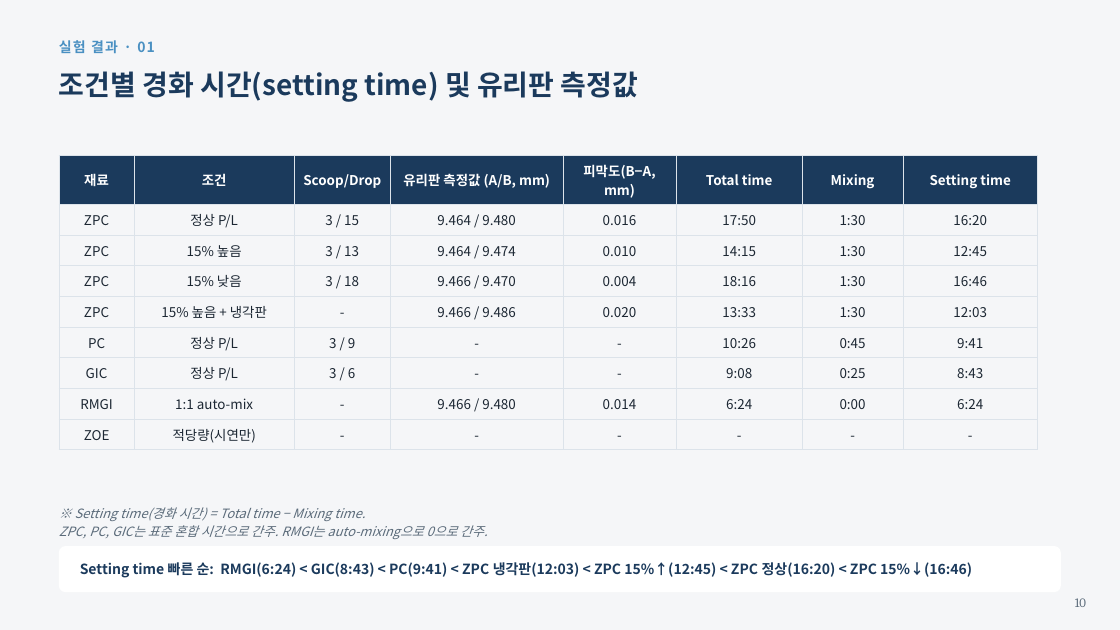
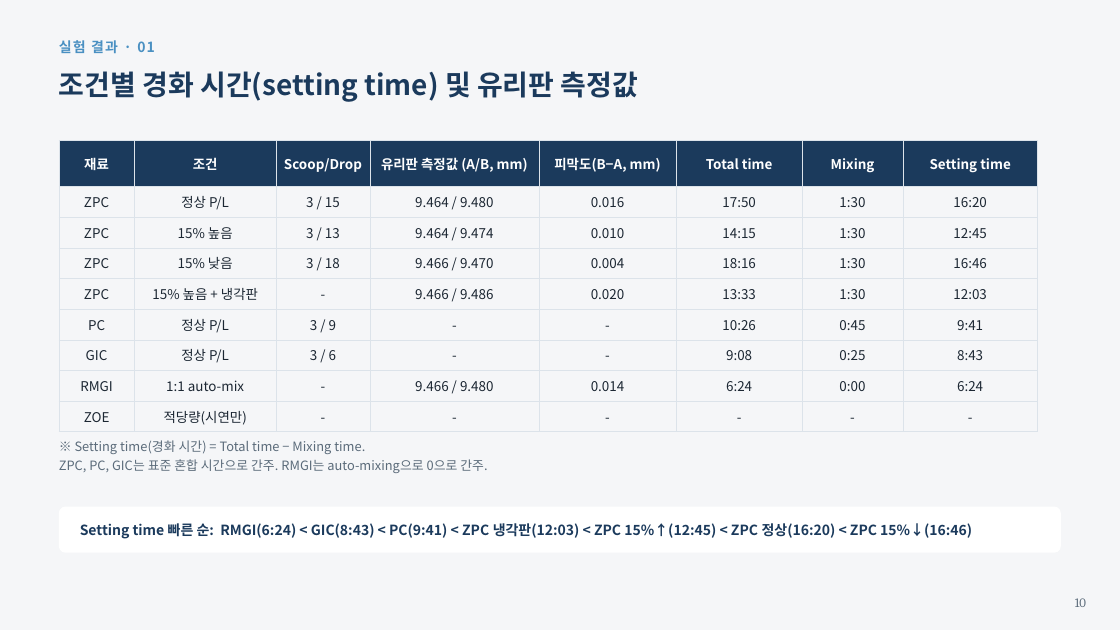
Before and after one commit to yojokem/-, a slide deck: slide 10 of 수복치과재료학실험/수복치과재료학실험_DentalCements_20260922.pptx. Drawn at 1120x630 pixels with LibreOffice and Linux fonts; fonts in the diff are those of the drawing. Boxes give left, top, right and bottom in pixels: in the first picture for what was removed or moved away, otherwise in the second. Text is boxed around its words. In the diff, an @@ line names an element or a change of style, - is before the commit and + after.

```diff
--- a/수복치과재료학실험/수복치과재료학실험_DentalCements_20260922.pptx
+++ b/수복치과재료학실험/수복치과재료학실험_DentalCements_20260922.pptx
@@ table: place and size @@
-table at box(59, 155, 1038, 479)
+table at box(59, 140, 1038, 464)
@@ text "※ Setting time(경화 시간) = ...": place and size @@
-text "※ Setting time(경화 시간) = ..." at box(59, 507, 487, 539)
+text "※ Setting time(경화 시간) = ..." at box(59, 440, 487, 473)
@@ text "※ Setting time(경화 시간) = ..." at box(59, 440, 487, 473): italic off @@
@@ rounded rectangle: place and size @@
-rounded rectangle at box(59, 546, 1061, 592)
+rounded rectangle at box(59, 507, 1061, 553)
@@ text "Setting time 빠른 순: RMGI(6:24) ...": place and size @@
-text "Setting time 빠른 순: RMGI(6:24) ..." at box(80, 562, 972, 578)
+text "Setting time 빠른 순: RMGI(6:24) ..." at box(80, 523, 972, 539)
```
Also in this commit, not shown: 12 other slides changed, 1 slide added, 4 other files.
